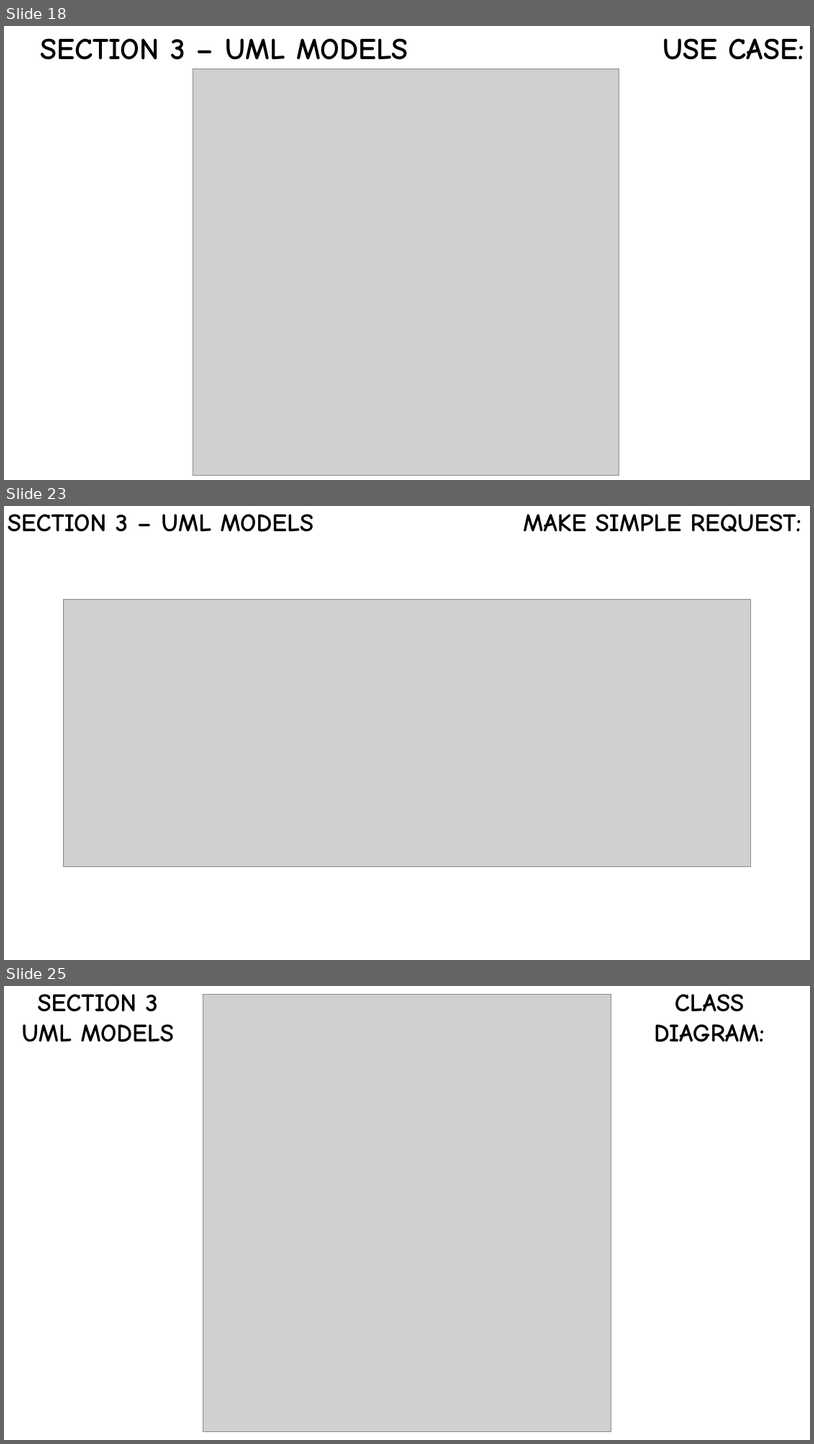
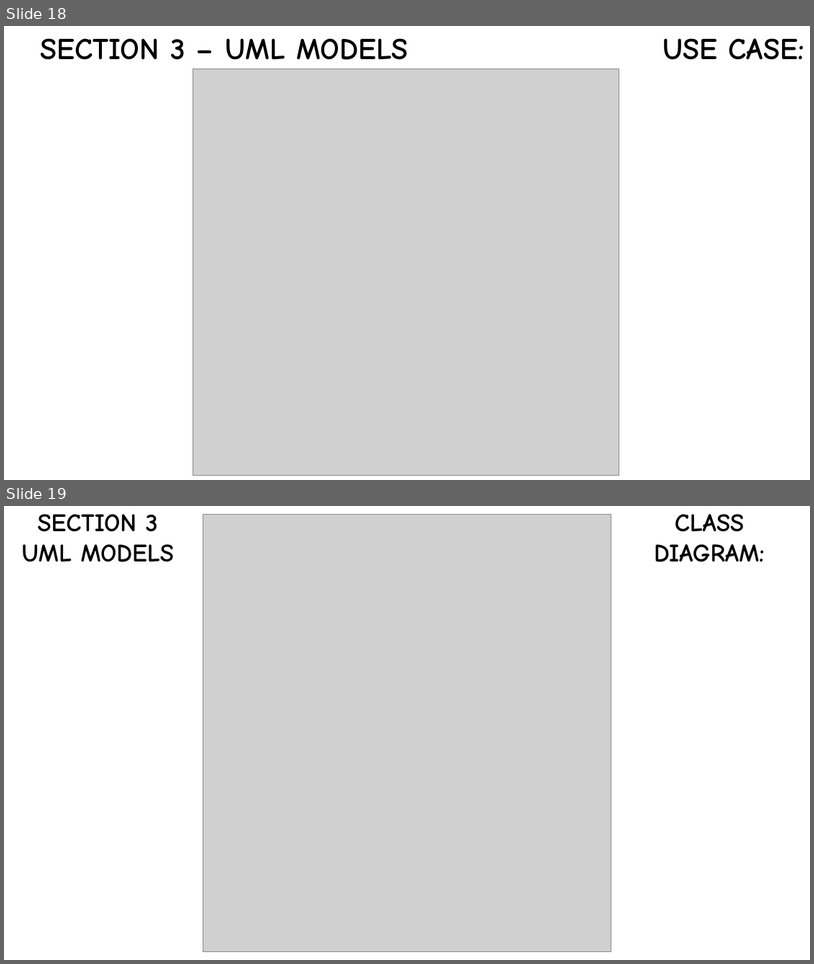
Before and after one commit to MassimoSchiavo/MyTaxiService-Schiavo-Cittar, a slide deck: Presentations/myTaxiService Presentation.pptx. Shown one above the other, each under a label of ours: slides 18, 23 and 25 before the commit, slides 18 and 19 after it; the slides between them are not shown. The pictures are 814x1444 and 814x964 pixels, drawn with LibreOffice and Linux fonts; fonts in the diff are those of the drawing; grey boxes stand for pictures. Boxes give left, top, right and bottom in pixels: in the first picture for what was removed or moved away, otherwise in the second. Text is boxed around its words. In the diff, an @@ line names an element or a change of style, - is before the commit and + after.

```diff
--- a/Presentations/myTaxiService Presentation.pptx
+++ b/Presentations/myTaxiService Presentation.pptx
@@ slide 23 removed at box(4, 506, 810, 960), background #FFFFFF @@
@@ text removed at box(8, 514, 314, 532) @@
-SECTION 3 – UML MODELS
@@ text removed at box(523, 514, 802, 532) @@
-MAKE SIMPLE REQUEST:
@@ picture removed at box(63, 599, 751, 867) @@
@@ what was slide 25 is now slide 19 @@
```
Also in this commit, not shown: 5 other slides removed.
